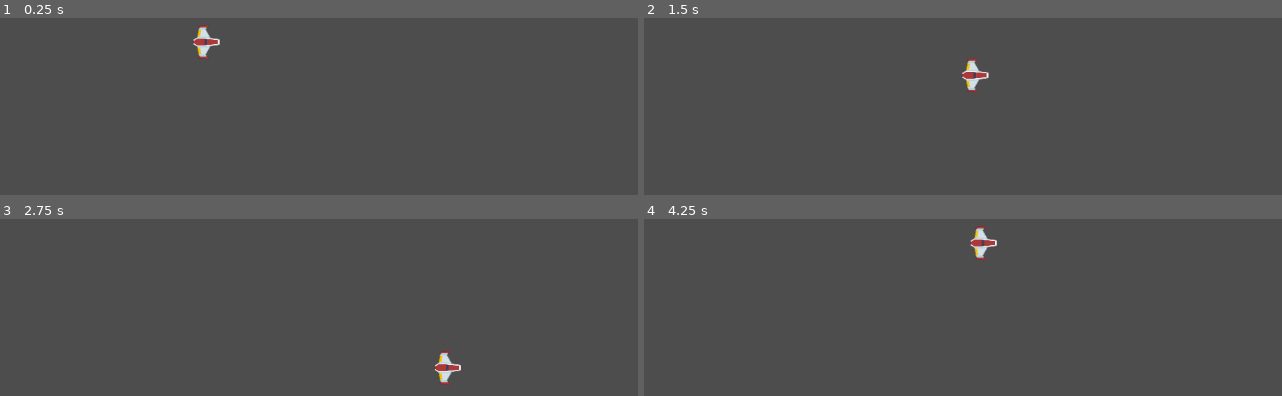
Above: before the commit, frames 1-4 (two rows, left to right).
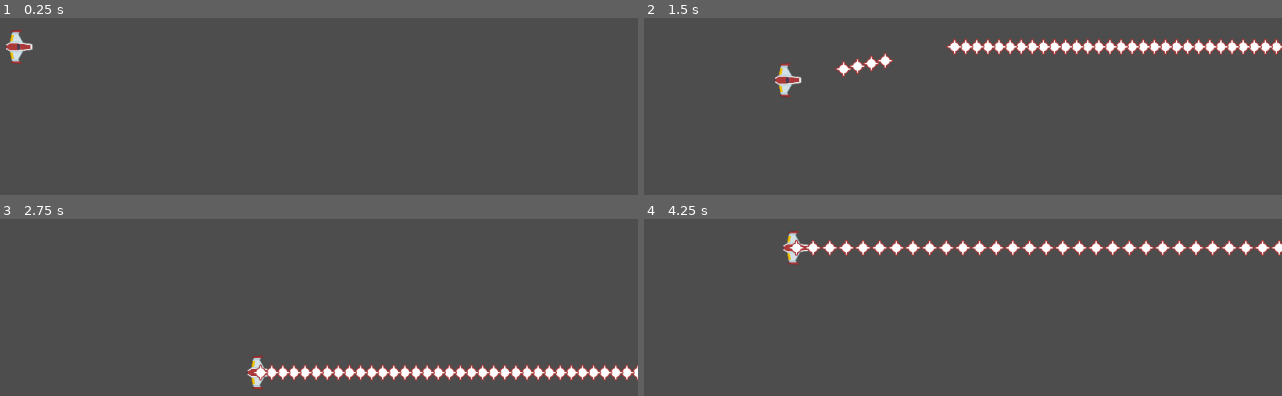
Above: after the commit, the same moments.

Repository: DaedricOrc/virus-obliterator
Game: Godot game, scene res://scenes/game.tscn
Two runs of this game, one before a commit and one after it. Both use one fixed random seed, a clock stepped at 60 frames per second and the inputs below.
Inputs:
- Up to frame 1 (0.25 s): no input
- Up to frame 2 (1.5 s): tap Enter at 0.5 s; hold Right (player_right) 0.53-1.28 s; hold Space (player_fire) 0.53-1.28 s; hold Down (player_down) from 1.28 s (still down); tap Space (player_fire) at 1.35 s
- Up to frame 3 (2.75 s): release Down (player_down) at 2.03 s; hold Right (player_right) from 2.03 s (still down); hold Space (player_fire) from 2.03 s (still down)
- Up to frame 4 (4.25 s): release Right (player_right) at 2.78 s; release Space (player_fire) at 2.78 s; hold Up (player_up) 2.78-3.53 s; tap Space (player_fire) at 2.85 s; hold Left (player_left) from 3.53 s (still down); hold Space (player_fire) from 3.53 s (still down)

The runs differ from the first frame. In frame 1, 0.8% of the frame differs, in the area x 0-35%, y 3-26%; in frame 2, 4.3%, in the area x 20-100%, y 11-45%; in frame 3, 4.0%; in frame 4, 4.0%.

Commit message:
created player laser

Diff:
--- a/scenes/game.tscn
+++ b/scenes/game.tscn
@@ -2,14 +2,7 @@
 
 [ext_resource type="PackedScene" uid="uid://c2mxo4rcv1fqo" path="res://scenes/player.tscn" id="1_uwrxv"]
 
-[sub_resource type="RectangleShape2D" id="RectangleShape2D_yqjtg"]
-size = Vector2(78, 99)
-
 [node name="game" type="Node2D" unique_id=1925192407]
 
 [node name="AVG Gunner" parent="." unique_id=979577410 instance=ExtResource("1_uwrxv")]
-position = Vector2(530, 293)
-
-[node name="CollisionShape2D2" type="CollisionShape2D" parent="AVG Gunner" unique_id=2018340962]
-position = Vector2(-1, 0.5)
-shape = SubResource("RectangleShape2D_yqjtg")
+position = Vector2(260, 300)
--- a/scenes/player.tscn
+++ b/scenes/player.tscn
@@ -16,5 +16,5 @@
 texture = ExtResource("1_3vyb7")
 
 [node name="CollisionShape2D" type="CollisionShape2D" parent="." unique_id=947394889]
-position = Vector2(-0.25, 0)
+position = Vector2(0, 2)
 shape = SubResource("RectangleShape2D_3vyb7")
--- /dev/null
+++ b/scenes/player_laser.tscn
@@ -0,0 +1,18 @@
+[gd_scene format=3 uid="uid://24xcrtlq753u"]
+
+[ext_resource type="Texture2D" uid="uid://cndwonam5rok4" path="res://assets/images/Lasers/laserRed08.png" id="1_8lrg4"]
+[ext_resource type="Script" uid="uid://csecklw1lidpe" path="res://scripts/player_laser.gd" id="1_p3bga"]
+
+[sub_resource type="RectangleShape2D" id="RectangleShape2D_p3bga"]
+size = Vector2(44, 44)
+
+[node name="player laser" type="Area2D" unique_id=584459007]
+scale = Vector2(0.5, 0.5)
+script = ExtResource("1_p3bga")
+
+[node name="Sprite2D" type="Sprite2D" parent="." unique_id=1358727603]
+rotation = 1.5707964
+texture = ExtResource("1_8lrg4")
+
+[node name="CollisionShape2D" type="CollisionShape2D" parent="." unique_id=538209772]
+shape = SubResource("RectangleShape2D_p3bga")
--- a/scripts/player.gd
+++ b/scripts/player.gd
@@ -1,6 +1,7 @@
 extends Area2D
 
 @export var speed:int = 10
+@onready var player_laser_scene = preload("res://scenes/player_laser.tscn")
 # Called when the node enters the scene tree for the first time.
 func _ready() -> void:
 	pass # Replace with function body.
@@ -16,3 +17,11 @@
 		position.x += speed
 	elif Input.is_action_pressed("player_up"):
 		position.y -= speed
+
+	position.x = clampi(position.x, 19, 1133)
+	position.y = clampi(position.y, 25, 623)
+
+	if Input.is_action_pressed("player_fire"):
+		var player_laser = player_laser_scene.instantiate()
+		player_laser.position = position
+		get_parent().add_child(player_laser)
--- /dev/null
+++ b/scripts/player_laser.gd
@@ -0,0 +1,12 @@
+extends Area2D
+
+@export var speed: int = 20
+
+# Called when the node enters the scene tree for the first time.
+func _ready() -> void:
+	pass # Replace with function body.
+
+
+# Called every frame. 'delta' is the elapsed time since the previous frame.
+func _process(delta: float) -> void:
+	position.x += speed
Not shown, added: scripts/player_laser.gd.uid
